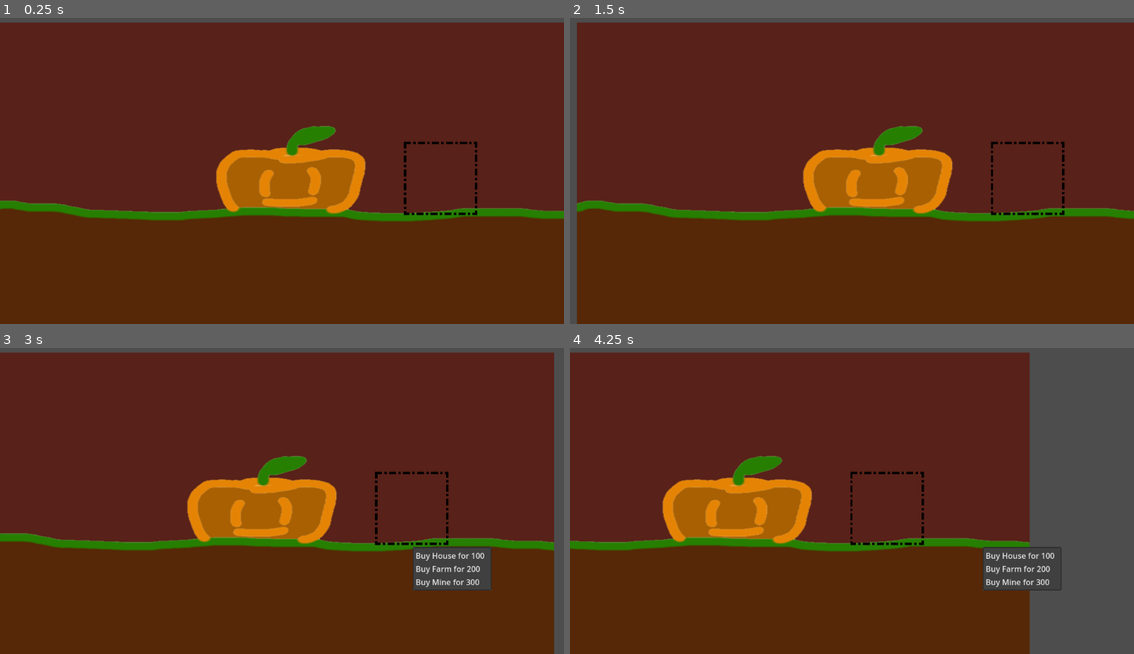
Above: before the commit, frames 1-4 (two rows, left to right).
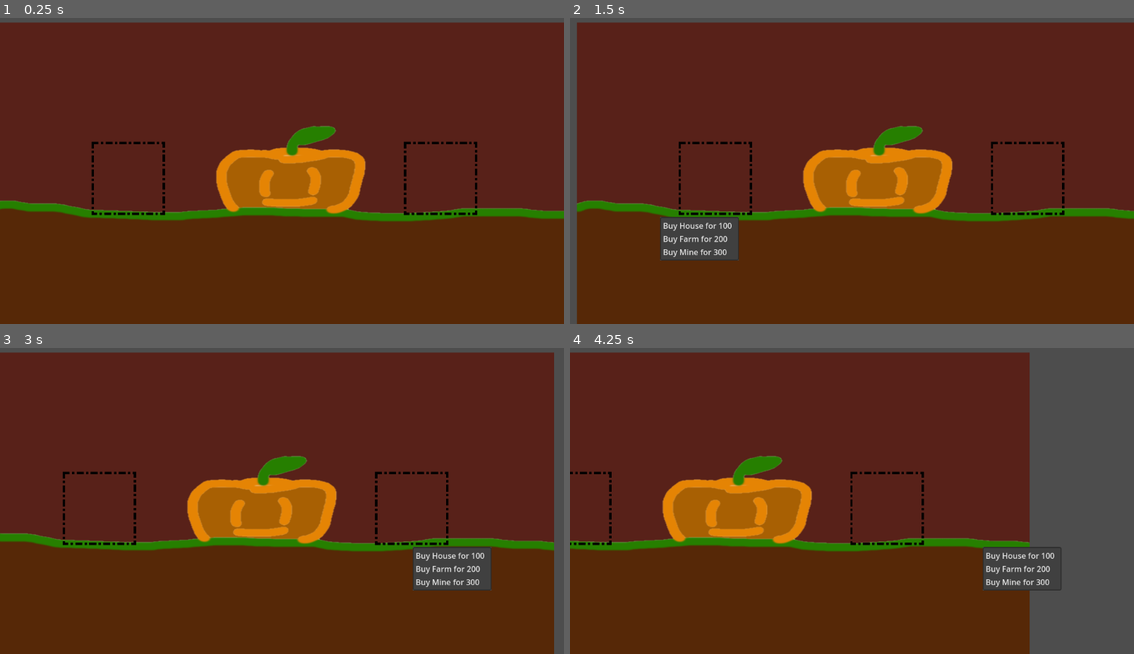
Above: after the commit, the same moments.

Repository: AncientEntity/LD56
Game: Godot game, scene res://Scenes/game_scene.tscn
Two runs of this game, one before a commit and one after it. Both use one fixed random seed, a clock stepped at 60 frames per second and the inputs below.
Inputs (mouse positions are in pixels of both pictures, inside the frame that each line leads up to):
- Up to frame 1 (0.25 s): no input
- Up to frame 2 (1.5 s): click (699, 177) at 0.52 s; move the mouse to (976, 149) at 1.27 s
- Up to frame 3 (3 s): tap Enter at 2 s; move the mouse to (169, 510) at 2.02 s; click (456, 507) at 2.75 s
- Up to frame 4 (4.25 s): move the mouse to (908, 427) at 3.52 s

The runs differ from the first frame. In frame 1, 0.3% of the frame differs, in the area x 16-30%, y 40-65%; in frame 2, 2.3%, in the area x 16-33%, y 40-80%; in frame 3, 0.3%; in frame 4, 0.2%.

Commit message:
spawning houses

Diff:
--- a/Scenes/game_scene.tscn
+++ b/Scenes/game_scene.tscn
@@ -26,3 +26,10 @@
 offset_top = -79.0
 offset_right = 392.0
 offset_bottom = 79.0
+
+[node name="MenuButton2" parent="Shop Control" instance=ExtResource("4_c5o3u")]
+layout_mode = 0
+offset_left = -404.0
+offset_top = -79.0
+offset_right = -246.0
+offset_bottom = 79.0
--- /dev/null
+++ b/Scenes/house.tscn
@@ -0,0 +1,8 @@
+[gd_scene load_steps=2 format=3 uid="uid://veba8nuqtjuj"]
+
+[ext_resource type="Texture2D" uid="uid://cfof6svw87mtm" path="res://Assets/TempAssets/tempHouse.png" id="1_eglx8"]
+
+[node name="House" type="Sprite2D"]
+position = Vector2(102, 71)
+scale = Vector2(0.30837, 0.30837)
+texture = ExtResource("1_eglx8")
--- a/Scripts/shop_menu.gd
+++ b/Scripts/shop_menu.gd
@@ -1,4 +1,7 @@
 extends MenuButton
+
+#prefabs
+var house_asset = preload("res://Scenes/house.tscn")
 
 #Menu holder
 var popup_menu
@@ -37,8 +40,23 @@
 	match id:
 		1 :
 			print("Tried to %s"%[item_text])
+			spawn_house()
 		2 :
 			print("Tried to %s"%[item_text])
 		3 :
 			print("Tried to %s"%[item_text])
 	update_items()
+
+
+func spawn_house() -> void:
+	var house = house_asset.instantiate()
+	if house:
+		get_parent().add_child(house)
+		house.position = get_spawnposition()
+	else:
+		print("Failed to instantiate house.")
+
+func get_spawnposition() -> Vector2:
+	var current_position = get_global_position()
+	var popup_menu_size = popup_menu.get_size()
+	return Vector2(current_position.x + (popup_menu_size.x / 2), current_position.y + (popup_menu_size.y))
Binary file added: Assets/TempAssets/tempHouse.png
Not shown, added: Assets/TempAssets/tempHouse.png.import
